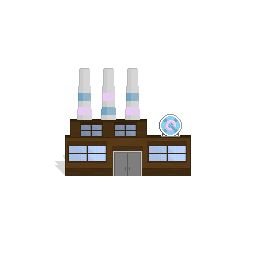
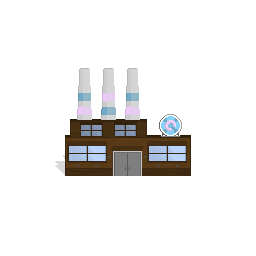
Two versions of the same layered image (256 x 256). Layer-by-layer changes:
added layer "Layer 4" above "Effects copy" over (76, 156, 179, 167)
